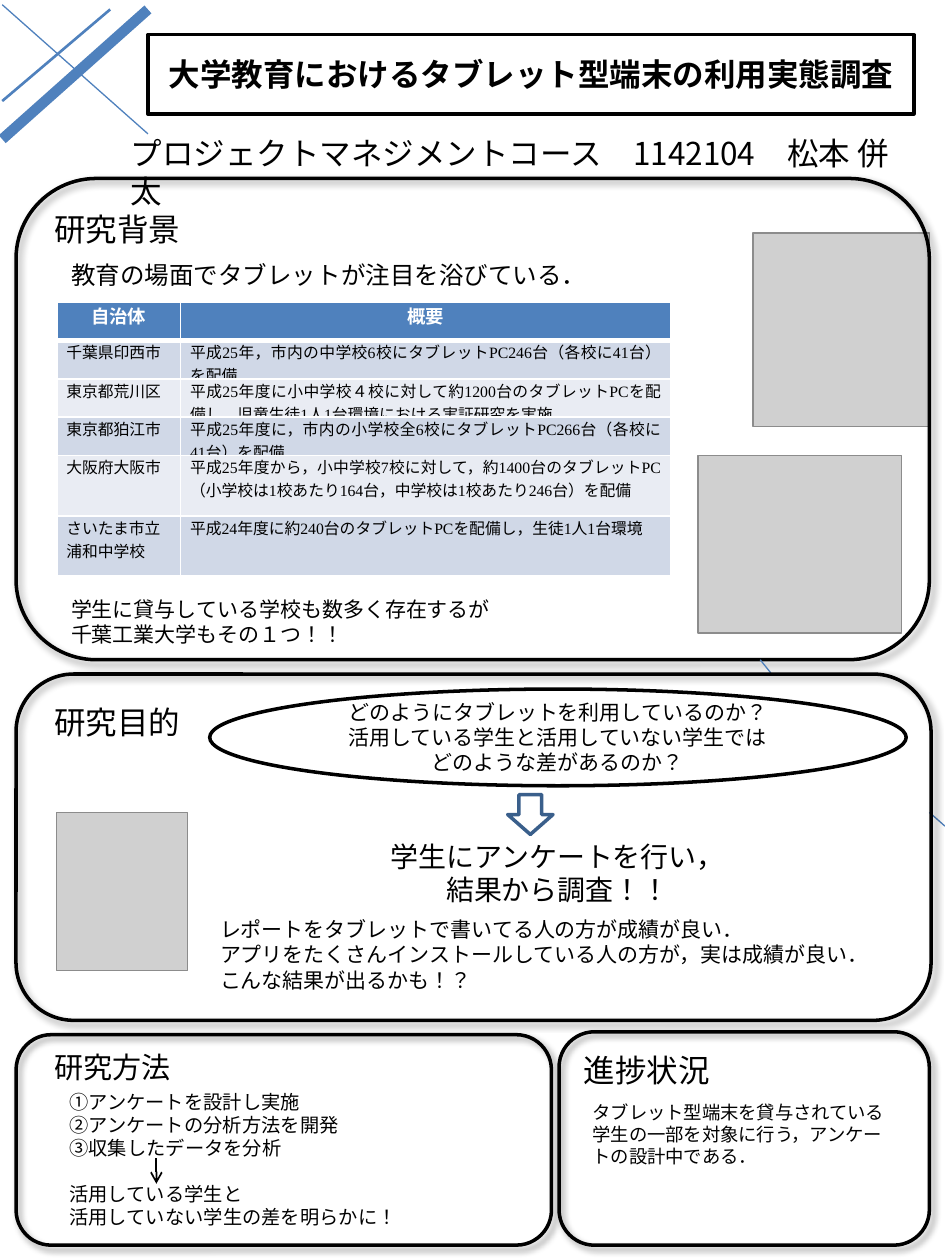
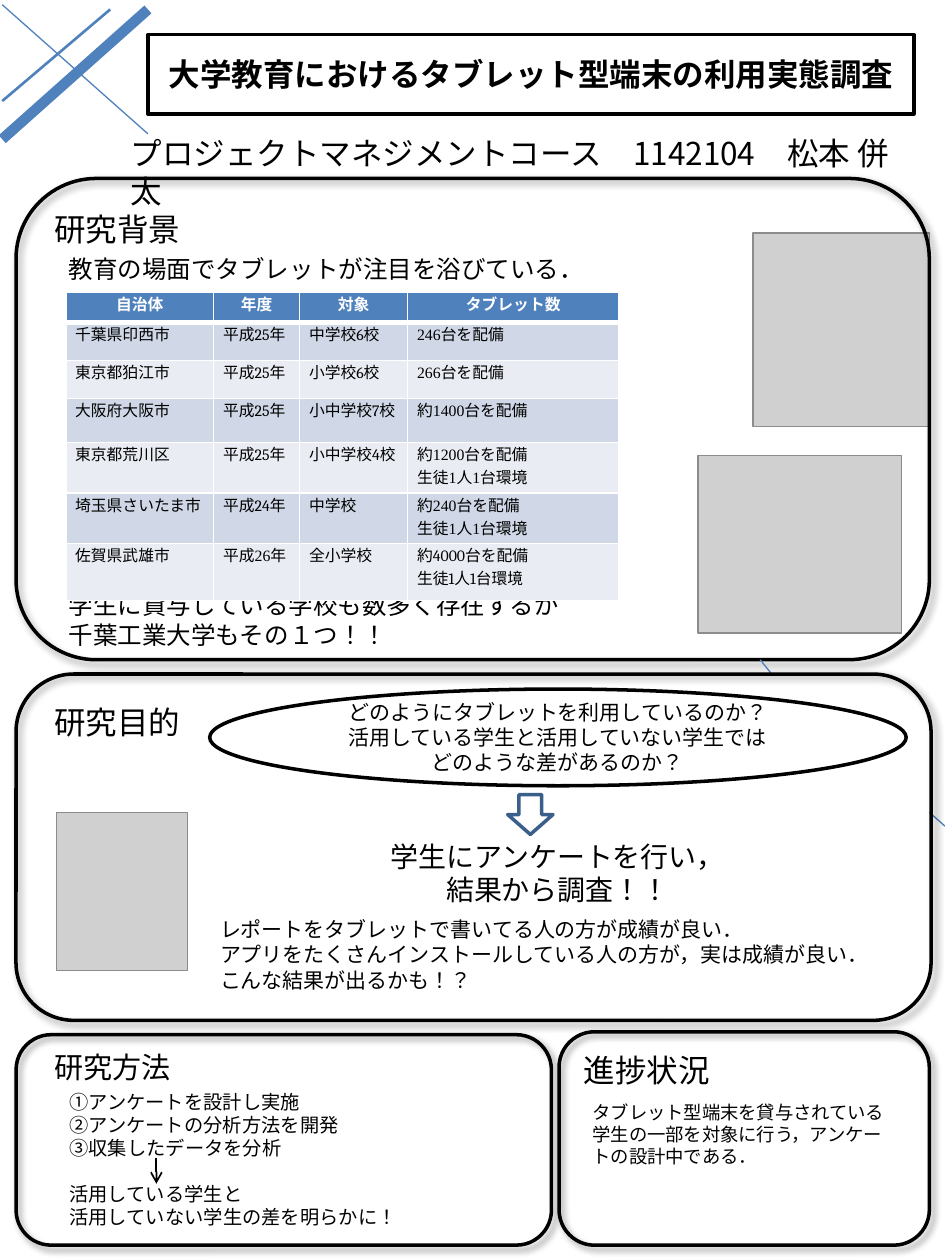
Before and after one commit to keimatsui/kadai, a slide deck: slide 1 of 卒業論文/2013/松本併太/卒研中間審査用研究ポスター.pptx. Drawn at 945x1260 pixels with LibreOffice and Linux fonts; fonts in the diff are those of the drawing; grey boxes stand for pictures. Boxes give left, top, right and bottom in pixels: in the first picture for what was removed or moved away, otherwise in the second. Text is boxed around its words. In the diff, an @@ line names an element or a change of style, - is before the commit and + after.

Commit message:
修正しました．

```diff
--- a/卒業論文/2013/松本併太/卒研中間審査用研究ポスター.pptx
+++ b/卒業論文/2013/松本併太/卒研中間審査用研究ポスター.pptx
@@ table at box(66, 292, 617, 590) @@
-自治体 | 概要
-千葉県印西市 | 平成25年，市内の中学校6校にタブレットPC246台（各校に41台）を配備．
-東京都荒川区 | 平成25年度に小中学校４校に対して約1200台のタブレットPCを配備し，児童生徒1人1台環境における実証研究を実施．
-東京都狛江市 | 平成25年度に，市内の小学校全6校にタブレットPC266台（各校に41台）を配備．
-大阪府大阪市 | 平成25年度から，小中学校7校に対して，約1400台のタブレットPC（小学校は1校あたり164台，中学校は1校あたり246台）を配備
-さいたま市立 / 浦和中学校 | 平成24年度に約240台のタブレットPCを配備し，生徒1人1台環境
+自治体 | 年度 | 対象 | タブレット数
+千葉県印西市 | 平成25年 | 中学校6校 | 246台を配備
+東京都狛江市 | 平成25年 | 小学校6校 | 266台を配備
+大阪府大阪市 | 平成25年 | 小中学校7校 | 約1400台を配備
+東京都荒川区 | 平成25年 | 小中学校4校 | 約1200台を配備 / 生徒1人1台環境
+埼玉県さいたま市 | 平成24年 | 中学校 | 約240台を配備 / 生徒1人1台環境
+佐賀県武雄市 | 平成26年 | 全小学校 | 約4000台を配備 / 生徒1人1台環境
@@ table: place and size @@
-table at box(57, 302, 670, 576)
+table at box(66, 292, 617, 590)
@@ text at box(69, 601, 559, 646): size 12 to 14 pt in "学生に貸与している学校も数多く存在するが", "千葉工業大学もその１つ！！" @@
```
